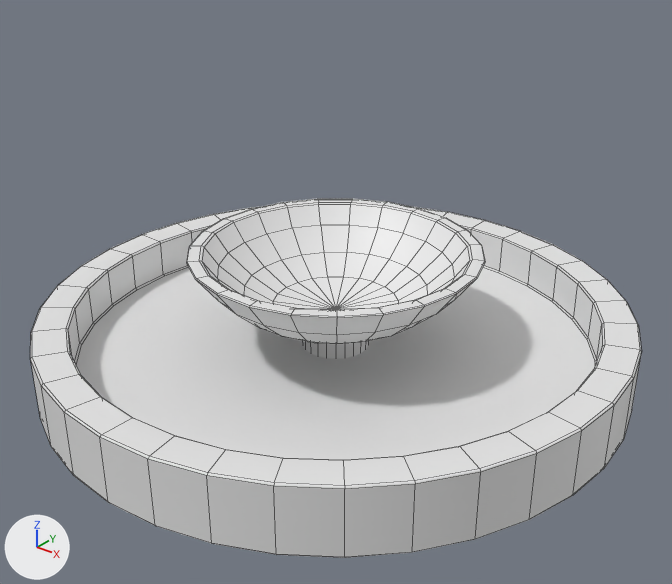
The FBX model Assets/_Meshes/Environment/Fountain.fbx as it was, and as the next commit left it.
Rendered twice from a camera (50 mm lens) standing at (8.88, -11.08, 8.04) and looking at (0.34, -0.41, 1.42). Every picture has the same lights, and +X, +Y and +Z are marked at lower left. Mesh edges are drawn as thin lines. Where no turn or scale is listed for an object, it has been applied to the vertices.

Script lines for the objects in view, before the commit:
```python
me_cylinder_012 = bpy.data.meshes.new('Cylinder.012')
me_cylinder_012.from_pydata(...)  # 288 vertices, 254 faces; spans x -5.0..5.0, y -5.0..5.0, z -0.5..0.63
me_sphere_008 = bpy.data.meshes.new('Sphere.008')
me_sphere_008.from_pydata(...)  # 300 vertices, 299 faces; spans x -2.44..2.44, y -2.43..2.45, z -3.65..-1.76
ob_cylinder_006 = bpy.data.objects.new('Cylinder.006', me_cylinder_012)
ob_cylinder_006.location = (0.0, 0.0, 0.31)
ob_sphere = bpy.data.objects.new('Sphere', me_sphere_008)
ob_sphere.location = (0.0, 0.01, 3.72)
```
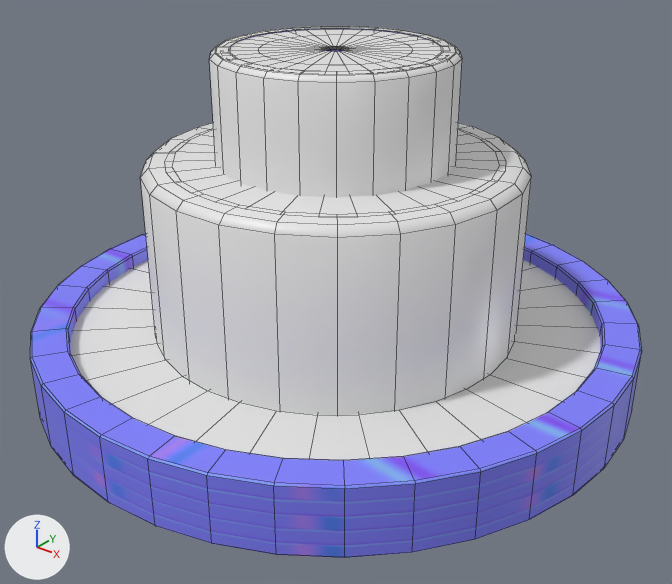
Commit message: Water Fountain
Still a work in progress

Where the newer file only moved an object's origin or applied its transform, the numbers keep the older frame.

Boxes [x1, y1, x2, y2] around the edits, measured in the pictures (672 x 584 px):
'Cylinder.006', recoloured (white to blue)
    both: [30, 206, 641, 558]
'Sphere.008', added
    after: [140, 123, 531, 416]
'Cylinder.020', added
    after: [70, 260, 600, 460]
'Sphere', deleted
    before: [187, 199, 485, 359]
'Sphere.009', added
    after: [209, 26, 462, 197]
'Cylinder.023', added
    after: [172, 130, 500, 214]
'Cylinder.025', added
    after: [230, 29, 442, 71]
'Sphere.007', added
    after: [240, 28, 434, 51]
'Cylinder.024', added
    after: [322, 46, 349, 50]

The edits, one by one:
Picture 'Bricks_normal.tga' (img_bricks_normal_tga) is new.
Material 'Bricks' (mat_bricks) is new.
Its texture is img_bricks_normal_tga.
Material 'WaterFountainFalls' (mat_waterfountainfalls) is new.
Its base color is (0.8, 0.8, 0.8) (white #e7e7e7).
Its roughness is 0.4.
Material 'WaterRipples' (mat_waterripples) is new.
Its base color is (0.8, 0.8, 0.8) (white #e7e7e7).
Material 'Water' (mat_water) is new.
Its base color is (0.8, 0.8, 0.8) (white #e7e7e7).
Its roughness is 0.4.
me_cylinder_012 has 288 vertices, 254 faces and spans x -5.0..5.0, y -5.0..5.0, z -0.5..0.63.
me_cylinder_012 now uses material mat_bricks (picture img_bricks_normal_tga).
Mesh me_sphere_017 is new.
It has 92 vertices, 69 faces and spans x -3.04..3.04, y -3.01..3.06, z 0.33..3.26.
It uses material mat_waterfountainfalls (white #e7e7e7).
Mesh me_cylinder_032 is new.
It has 96 vertices, 64 faces and spans x -1.72..1.72, y -1.72..1.72, z 0.24.
It uses material mat_waterripples (white #e7e7e7).
Mesh me_cylinder_028 is new.
It has 96 vertices, 64 faces and spans x -4.52..4.52, y -4.52..4.52, z 0.63.
It uses material mat_waterripples (white #e7e7e7).
Mesh me_cylinder_030 is new.
It has 96 vertices, 64 faces and spans x -2.66..2.66, y -2.66..2.66, z 0.37.
It uses material mat_waterripples (white #e7e7e7).
Mesh me_sphere_018 is new.
It has 92 vertices, 69 faces and spans x -1.89..1.89, y -1.87..1.9, z 0.21..2.03.
It uses material mat_waterfountainfalls (white #e7e7e7).
Mesh me_cylinder_031 is new.
It has 96 vertices, 64 faces and spans x -1.72..1.72, y -1.72..1.72, z 0.24.
It uses material mat_water (white #e7e7e7).
Mesh me_sphere_016 is new.
It has 438 vertices, 437 faces and spans x -1.79..1.79, y -1.77..1.8, z 1.75..4.94.
It uses material mat_bricks (picture img_bricks_normal_tga).
Object 'Sphere' (ob_sphere) is deleted.
Object 'Sphere.008' (ob_sphere_008) is new; it shows me_sphere_017.
Its location is (0.0, 0.0, 0.29).
Object 'Cylinder.025' (ob_cylinder_025) is new; it shows me_cylinder_032.
Its location is (0.0, 0.0, 4.98).
Object 'Cylinder.020' (ob_cylinder_020) is new; it shows me_cylinder_028.
Its location is (0.0, 0.0, 0.05).
Object 'Cylinder.023' (ob_cylinder_023) is new; it shows me_cylinder_030.
Its location is (0.0, 0.0, 3.18).
Object 'Sphere.009' (ob_sphere_009) is new; it shows me_sphere_018.
Its location is (0.0, 0.0, 3.21).
Object 'Cylinder.024' (ob_cylinder_024) is new; it shows me_cylinder_031.
Its location is (0.0, 0.0, 4.94).
Object 'Sphere.007' (ob_sphere_007) is new; it shows me_sphere_016.
Its location is (0.0, 0.0, 0.29).
